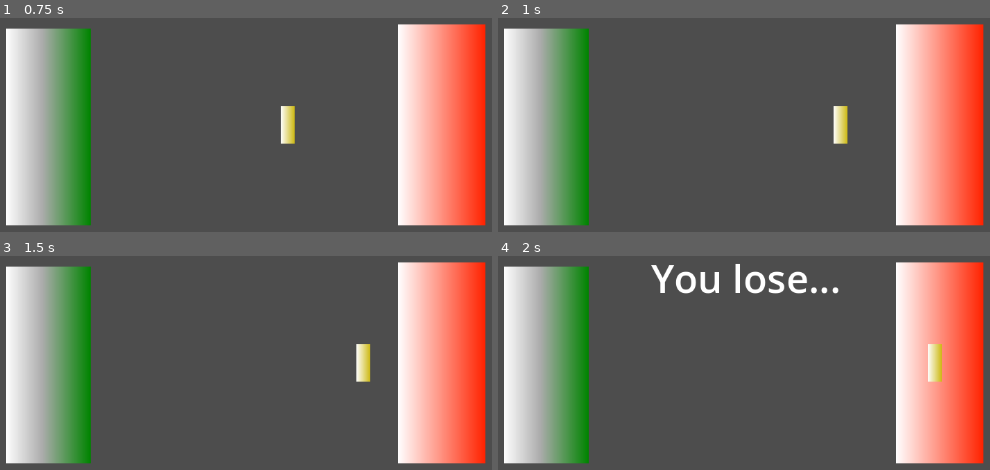
Above: before the commit, frames 1-4 (two rows, left to right).
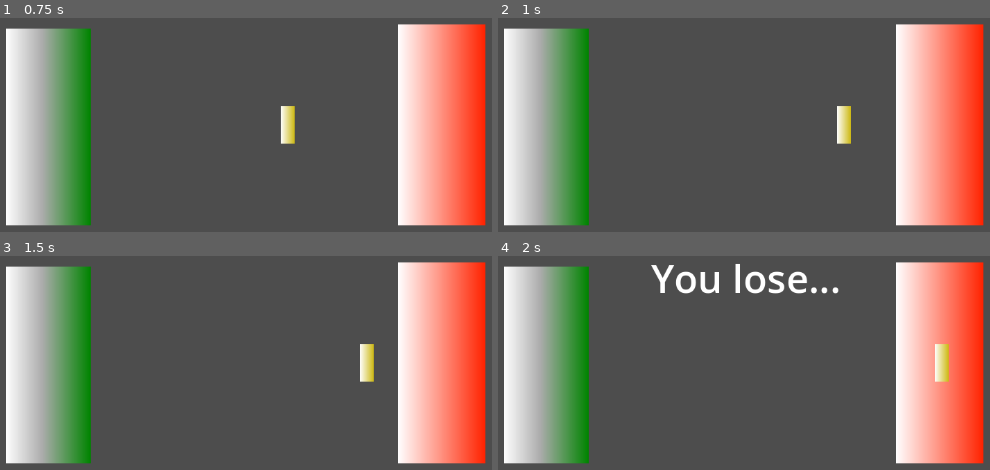
Above: after the commit, the same moments.

Repository: Xiphereal/CivisJam
Game: Godot game, scene res://scenes/main.tscn
The game is run twice, just before and just after one commit, with the same random seed, the same clock (stepped at 60 frames per second) and the same inputs.
Inputs (mouse positions are in pixels of both pictures, inside the frame that each line leads up to):
- Up to frame 1 (0.75 s): move the mouse to (423, 82) at 0.52 s; click (423, 82) at 0.6 s
- Up to frame 2 (1 s): no input
- Up to frame 3 (1.5 s): move the mouse to (88, 365) at 1.27 s; click (88, 365) at 1.35 s
- Up to frame 4 (2 s): no input

Frame 1 is identical in both runs. In frame 2, 0.6% of the frame differs, in the area x 68-72%, y 41-59%; in frame 3, 0.6%; in frame 4, 0.8%, in the area x 87-92%, y 41-59%.

Commit message:
feat: kick plays on sudden pull

Diff:
--- a/scenes/main.tscn
+++ b/scenes/main.tscn
@@ -72,7 +72,7 @@
 [node name="SuddentPull" type="Timer" parent="Boss"]
 autostart = true
 script = ExtResource("1_psoe2")
-min_force = 30
+min_force = 35
 max_force = 60
 
 [node name="Key" type="Node2D" parent="."]
@@ -125,6 +125,9 @@
 stream = ExtResource("3_5jvhv")
 autoplay = true
 
+[node name="SFX" type="AudioStreamPlayer" parent="."]
+unique_name_in_owner = true
+
 [connection signal="area_entered" from="Player/WinArea" to="Key" method="_on_win"]
 [connection signal="area_entered" from="Boss/DefeatArea" to="Key" method="_on_defeat"]
 [connection signal="timeout" from="Boss/SuddentPull" to="Boss/SuddentPull" method="_on_timeout"]
--- a/scenes/suddent_pull_timer.gd
+++ b/scenes/suddent_pull_timer.gd
@@ -6,9 +6,16 @@
 @export var min_force = 10
 @export var max_force = 30
 
+const _KICK = preload("res://audio/KICK.wav")
+
 func _on_timeout() -> void:
 	%Key.boss_pull(randi_range(min_force, max_force))
+
+	%SFX.stream = _KICK
+	%SFX.play()
+
 	change_timer_randomly()
+
 
 func change_timer_randomly():
 	wait_time = randi_range(min_time, max_time)
Not shown, added: audio/KICK.wav.import
Not shown, added: audio/KICK.wav
